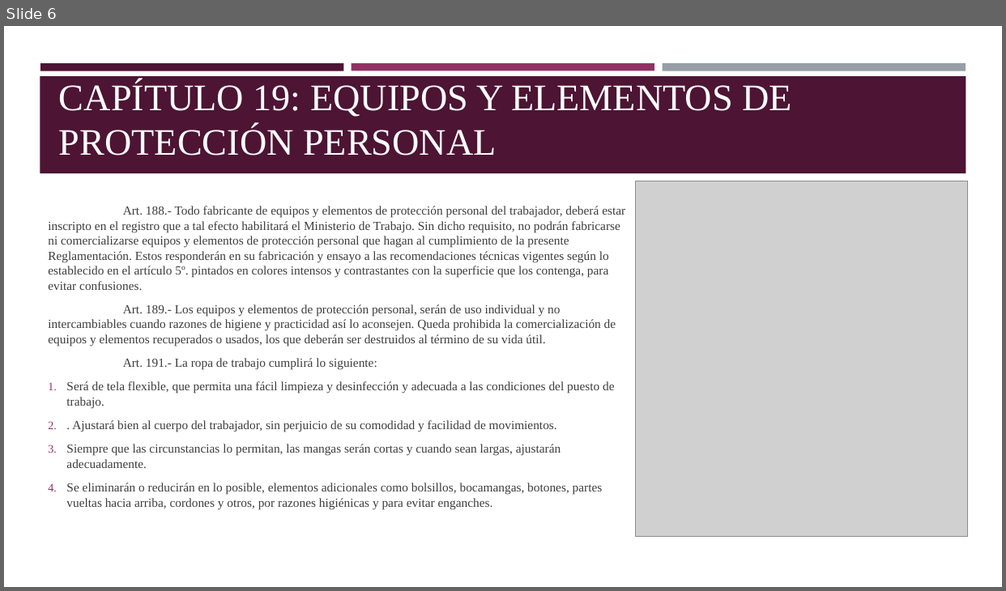
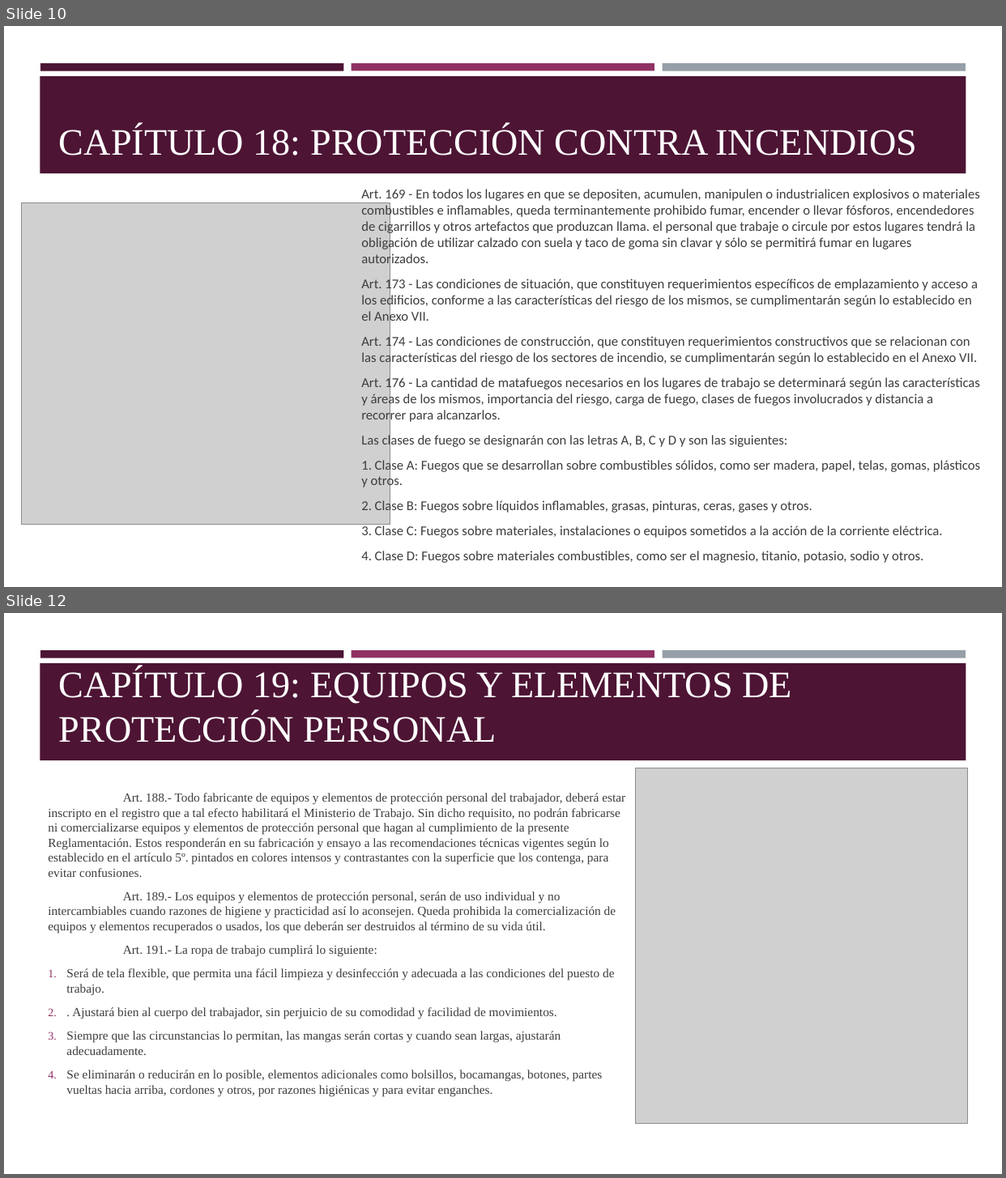
Before and after one commit to Cnsgnicole/doubik, a slide deck: TP LEY 19587 - Presentación de capítulos.pptx. Shown one above the other, each under a label of ours: slide 6 before the commit, slides 10 and 12 after it; the slides between them are not shown. The pictures are 1006x591 and 1006x1178 pixels, drawn with LibreOffice and Linux fonts; fonts in the diff are those of the drawing; grey boxes stand for pictures. Boxes give left, top, right and bottom in pixels: in the first picture for what was removed or moved away, otherwise in the second. Text is boxed around its words. In the diff, an @@ line names an element or a change of style, - is before the commit and + after.

```diff
--- a/TP LEY 19587 - Presentación de capítulos.pptx
+++ b/TP LEY 19587 - Presentación de capítulos.pptx
@@ slide 10 added at (4,26,1002,587), background #FFFFFF; not listed: 4 template elements that a slide beside it also shows @@
@@ title added at (59,126,917,156), 36 pt, text #FFFFFF @@
+CAPÍTULO 18: PROTECCIÓN CONTRA INCENDIOS
@@ text added at (361,189,980,563), 12.9 pt, text #3D3D3D @@
+Art. 169 - En todos los lugares en que se depositen, acumulen, manipulen o industrialicen explosivos o materiales combustibles e inflamables, queda terminantemente prohibido fumar, encender o llevar fósforos, encendedores de cigarrillos y otros artefactos que produzcan llama. el personal que trabaje o circule por estos lugares tendrá la obligación de utilizar calzado con suela y taco de goma sin clavar y sólo se permitirá fumar en lugares autorizados.
+Art. 173 - Las condiciones de situación, que constituyen requerimientos específicos de emplazamiento y acceso a los edificios, conforme a las características del riesgo de los mismos, se cumplimentarán según lo establecido en el Anexo VII.
+Art. 174 - Las condiciones de construcción, que constituyen requerimientos constructivos que se relacionan con las características del riesgo de los sectores de incendio, se cumplimentarán según lo establecido en el Anexo VII.
+Art. 176 - La cantidad de matafuegos necesarios en los lugares de trabajo se determinará según las características y áreas de los mismos, importancia del riesgo, carga de fuego, clases de fuegos involucrados y distancia a recorrer para alcanzarlos.
+Las clases de fuego se designarán con las letras A, B, C y D y son las siguientes:
+1. Clase A: Fuegos que se desarrollan sobre combustibles sólidos, como ser madera, papel, telas, gomas, plásticos y otros.
+2. Clase B: Fuegos sobre líquidos inflamables, grasas, pinturas, ceras, gases y otros.
+3. Clase C: Fuegos sobre materiales, instalaciones o equipos sometidos a la acción de la corriente eléctrica.
+4. Clase D: Fuegos sobre materiales combustibles, como ser el magnesio, titanio, potasio, sodio y otros.
@@ picture added at (21,203,390,525) @@
@@ what was slide 6 is now slide 12 @@
```
Also in this commit, not shown: 10 other slides added.
